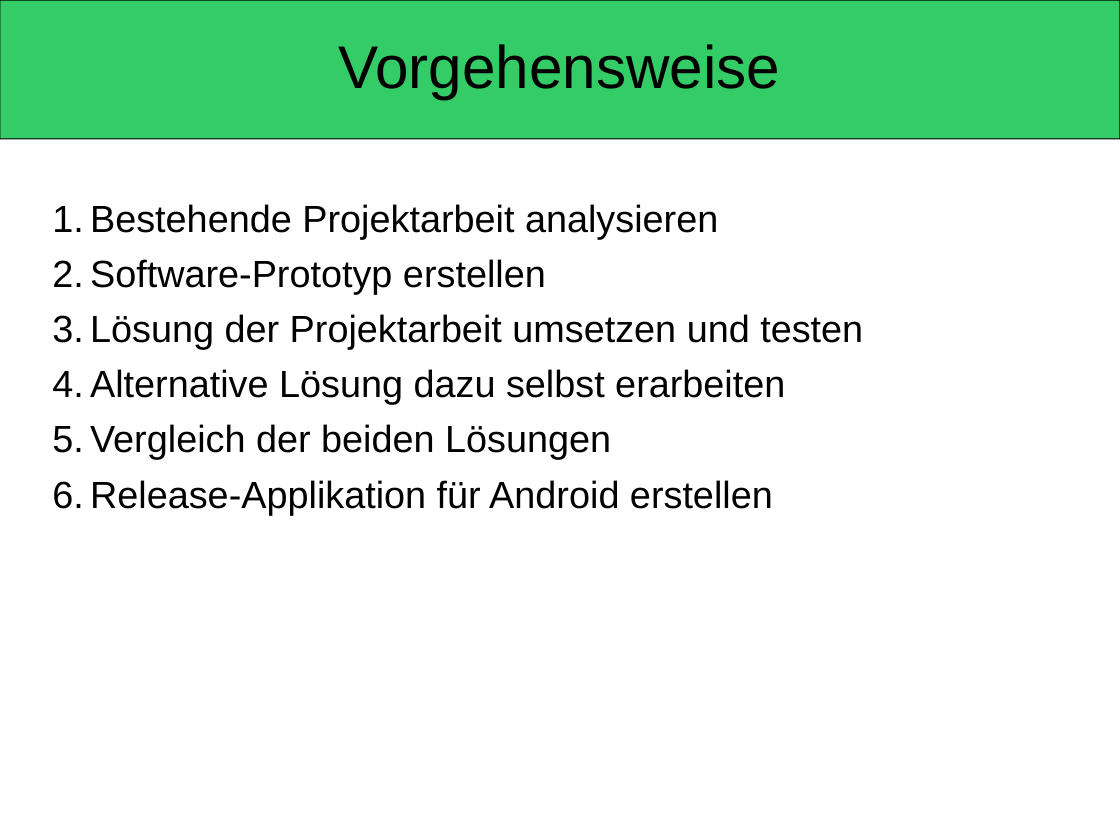
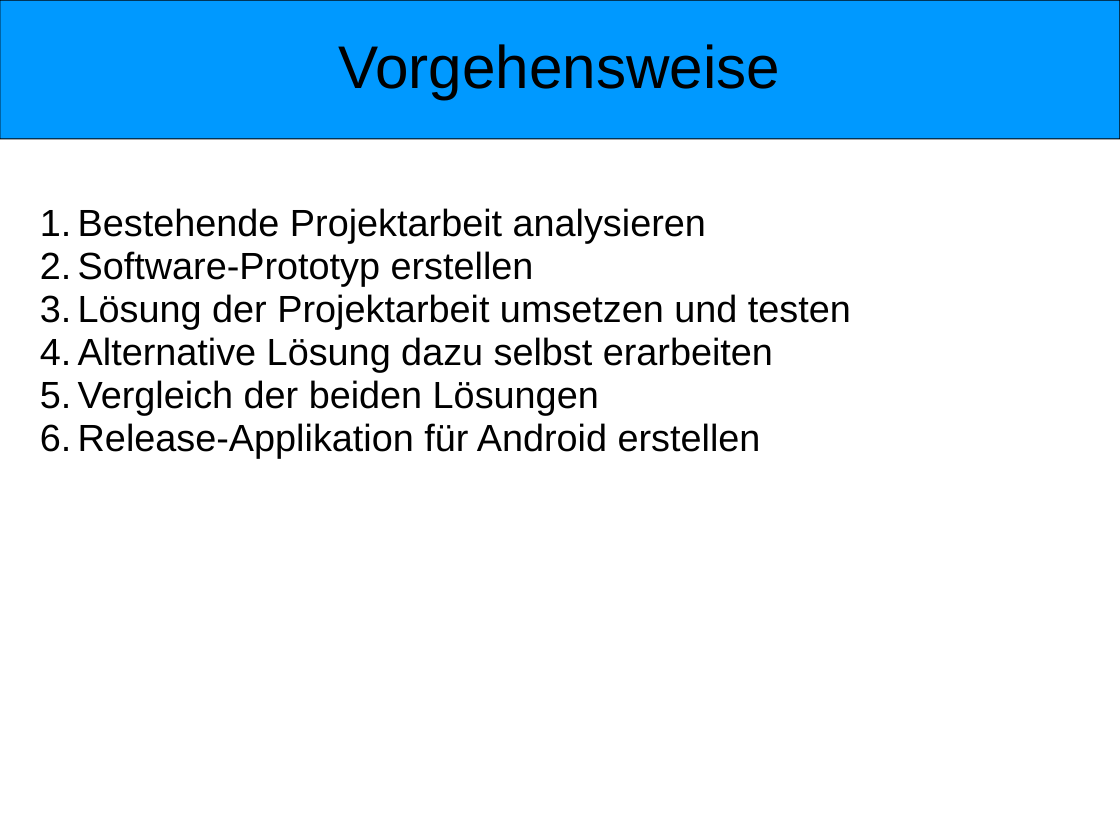
Before and after one commit to wtfc63/ba10-bsha-1, a slide deck: slide 4 of doc/presentation/presentation.ppt. Drawn at 1120x840 pixels with LibreOffice and Linux fonts; fonts in the diff are those of the drawing. Boxes give left, top, right and bottom in pixels: in the first picture for what was removed or moved away, otherwise in the second. Text is boxed around its words. In the diff, an @@ line names an element or a change of style, - is before the commit and + after.

```diff
--- a/doc/presentation/presentation.ppt
+++ b/doc/presentation/presentation.ppt
@@ rounded rectangle at bbox=[0, 0, 1120, 139]: fill #33CC66 to #0099FF @@
@@ text "Bestehende Projektarbeit analysieren": place and size @@
-text "Bestehende Projektarbeit analysieren" at bbox=[90, 204, 863, 515]
+text "Bestehende Projektarbeit analysieren" at bbox=[78, 208, 851, 458]
@@ text "Bestehende Projektarbeit analysieren" at bbox=[78, 208, 851, 458]: less space between paragraphs @@
```
Also in this commit, not shown: 25 other slides changed, 1 slide added.
